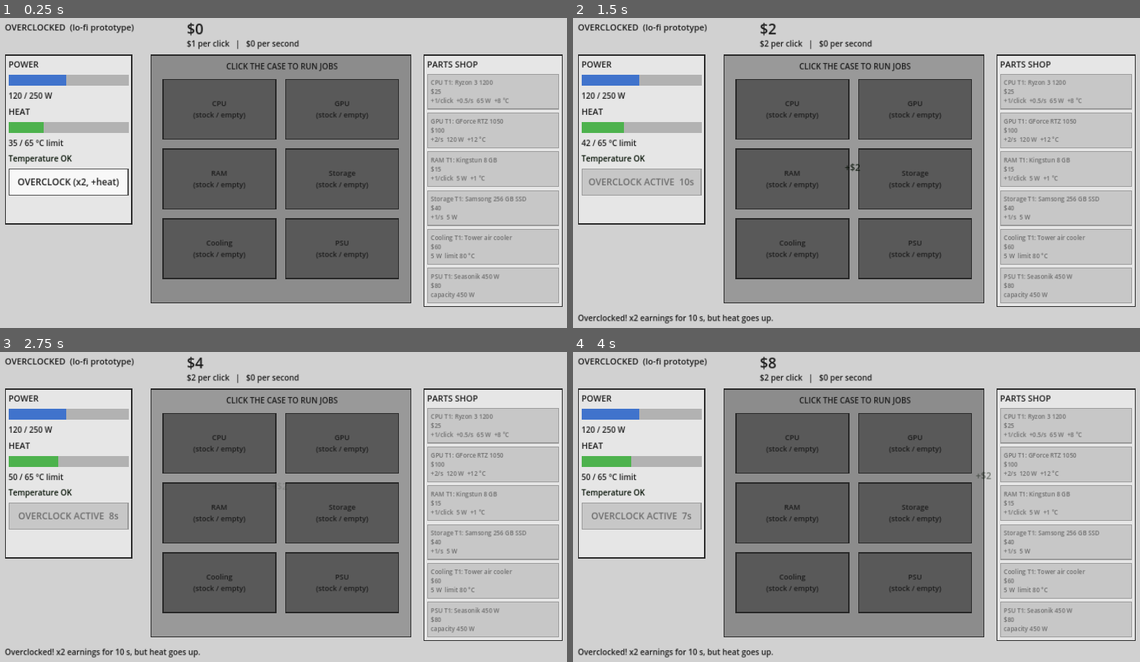
Above: before the commit, frames 1-4 (two rows, left to right).
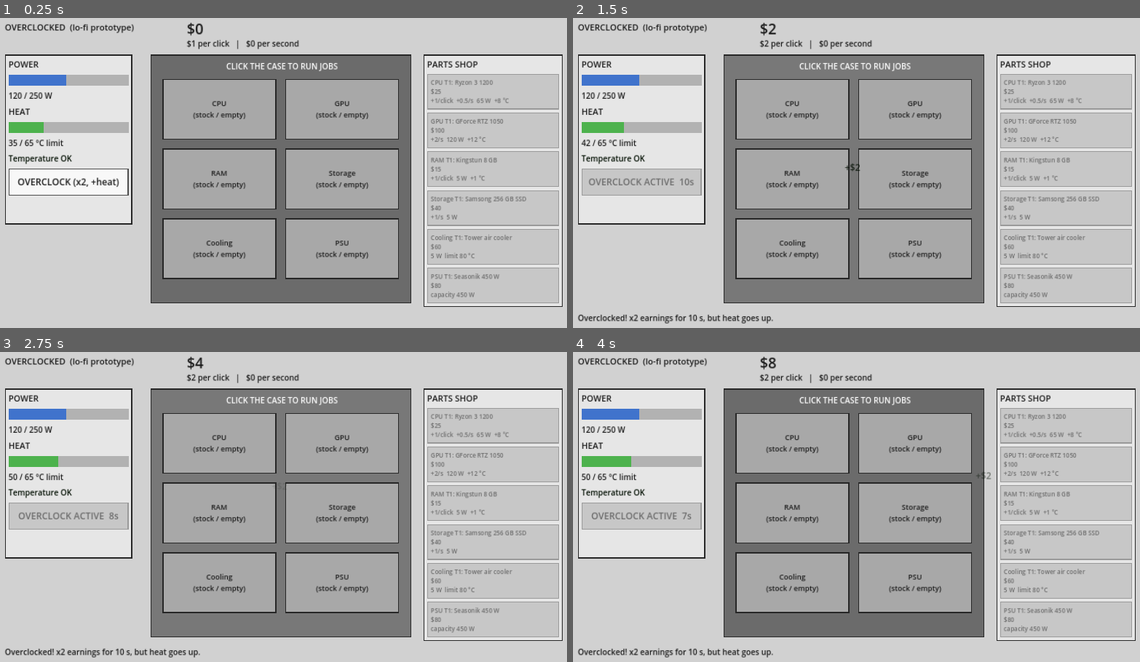
Above: after the commit, the same moments.

Repository: maiko-nigul/overclocked
Game: Godot game, scene res://scenes/main.tscn
The game is run twice, just before and just after one commit, with the same random seed, the same clock (stepped at 60 frames per second) and the same inputs.
Inputs (mouse positions are in pixels of both pictures, inside the frame that each line leads up to):
- Up to frame 1 (0.25 s): no input
- Up to frame 2 (1.5 s): click "OVERCLOCK (x2, +heat)" at 0.5 s; click "CLICK THE CASE TO RUN JOBS" at 1.25 s
- Up to frame 3 (2.75 s): click "CLICK THE CASE TO RUN JOBS" at 2 s
- Up to frame 4 (4 s): click "CLICK THE CASE TO RUN JOBS" at 2.75 s; tap Enter at 3.5 s; move the mouse to (986, 494) at 3.52 s

The runs differ from the first frame. In frame 1, 35% of the frame differs, in the area x 26-73%, y 12-92%; in frame 2, 35%; in frame 3, 35%; in frame 4, 35%.

Commit message:
Lighter slot boxes, darker case for contrast
Co-Authored-By: Claude Opus 5.5 <noreply@anthropic.com>
Claude-Session: https://claude.ai/code/session_01AHv4Ai4zs59pkkAUpRBQpR

Diff:
--- a/scripts/main.gd
+++ b/scripts/main.gd
@@ -311,14 +311,15 @@
 	case_button = Button.new()
 	case_button.position = Vector2(520, 140)
 	case_button.size = Vector2(860, 820)
-	case_button.add_theme_stylebox_override("normal", _box_style(Color(0.55, 0.55, 0.55)))
-	case_button.add_theme_stylebox_override("hover", _box_style(Color(0.6, 0.6, 0.6)))
-	case_button.add_theme_stylebox_override("pressed", _box_style(Color(0.5, 0.5, 0.5)))
+	case_button.add_theme_stylebox_override("normal", _box_style(Color(0.42, 0.42, 0.42)))
+	case_button.add_theme_stylebox_override("hover", _box_style(Color(0.47, 0.47, 0.47)))
+	case_button.add_theme_stylebox_override("pressed", _box_style(Color(0.38, 0.38, 0.38)))
 	case_button.add_theme_stylebox_override("focus", StyleBoxEmpty.new())
 	case_button.pressed.connect(click_pc)
 	add_child(case_button)
 
 	var hint := _label("CLICK THE CASE TO RUN JOBS", 26)
+	hint.add_theme_color_override("font_color", Color(1, 1, 1))
 	hint.position = Vector2(250, 20)
 	hint.mouse_filter = Control.MOUSE_FILTER_IGNORE
 	case_button.add_child(hint)
@@ -427,7 +428,7 @@
 
 	for slot in SLOT_ORDER:
 		var t: int = tiers[slot]
-		var shade: float = [0.35, 0.7, 0.92][t]
+		var shade: float = [0.66, 0.82, 0.96][t]
 		slot_boxes[slot].add_theme_stylebox_override("panel", _box_style(Color(shade, shade, shade)))
 		if t == 0:
 			slot_labels[slot].text = "%s\n(stock / empty)" % slot
